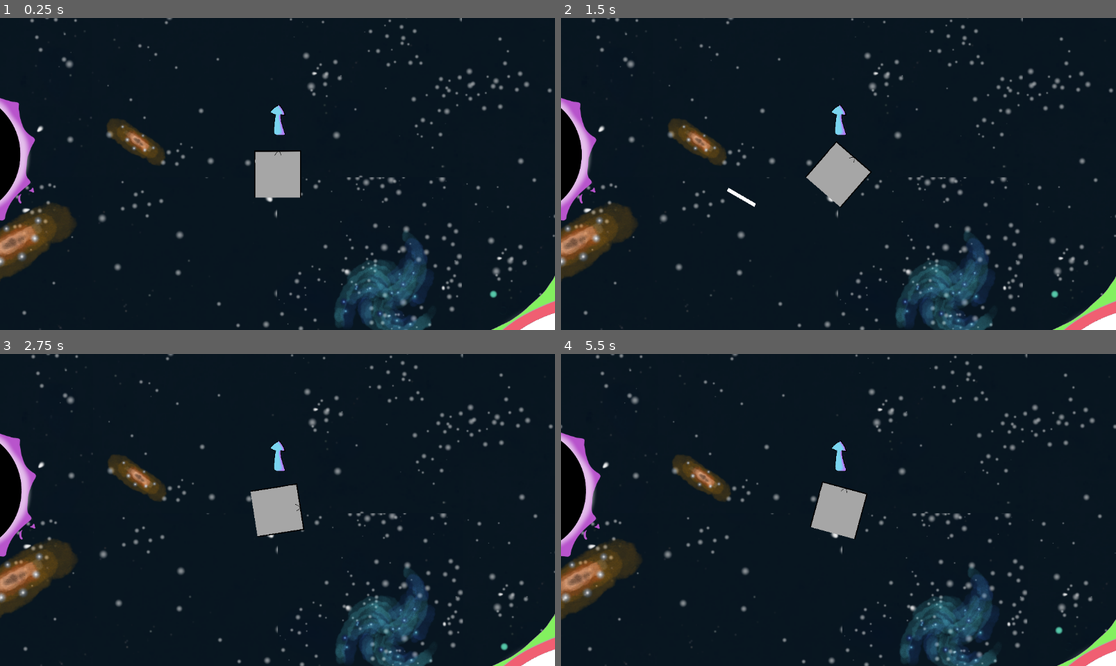
Above: before the commit, frames 1-4 (two rows, left to right).
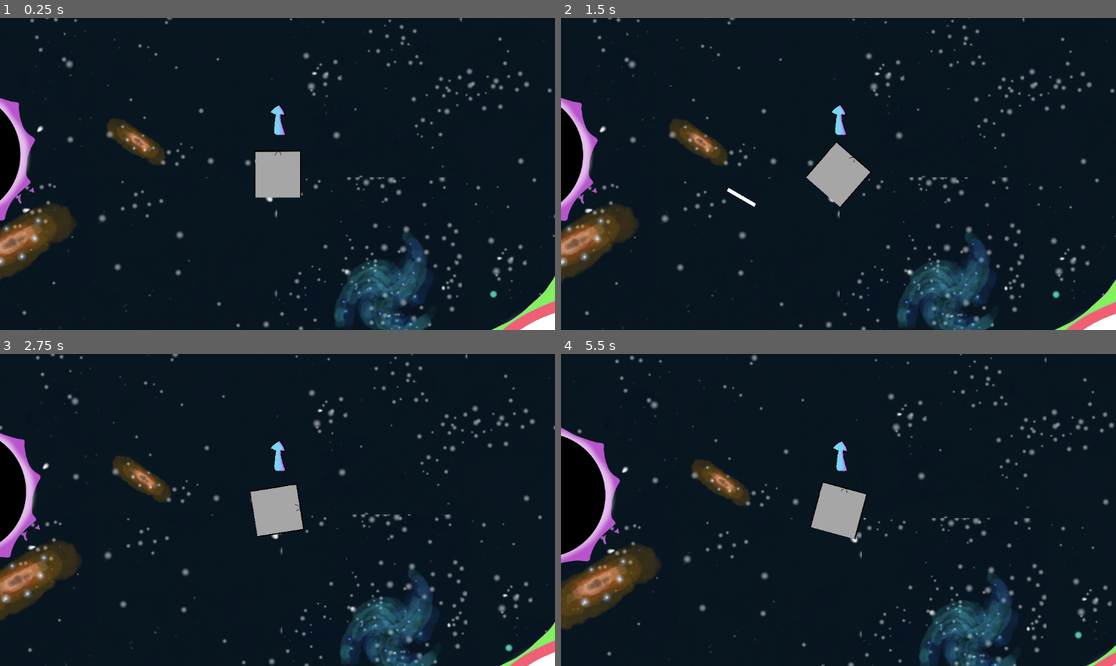
Above: after the commit, the same moments.

Repository: Dolphus2/NordicGameJam2026
Game: Godot game, scene res://scenes/game.tscn
Two runs of this game, one before a commit and one after it. Both use one fixed random seed, a clock stepped at 60 frames per second and the inputs below.
Inputs (mouse positions are in pixels of both pictures, inside the frame that each line leads up to):
- Up to frame 1 (0.25 s): no input
- Up to frame 2 (1.5 s): move the mouse to (960, 158) at 0.52 s; hold E (roll_right) 0.53-1.25 s; click (960, 158) at 0.67 s; drag from (727, 189) to (810, 236) at 1.27 s
- Up to frame 3 (2.75 s): move the mouse to (333, 441) at 2.02 s; hold E (roll_right) from 2.03 s (still down)
- Up to frame 4 (5.5 s): release E (roll_right) at 2.75 s; drag from (810, 572) to (672, 463) at 2.77 s; move the mouse to (1005, 556) at 3.52 s; hold Q (roll_left) 3.53-4.25 s; drag from (672, 463) to (755, 432) at 4.27 s; move the mouse to (866, 510) at 5.02 s; hold Q (roll_left) from 5.03 s (still down); click (866, 510) at 5.17 s

The runs differ from the first frame. In frame 1, less than 0.1% of the frame differs, in the area x 1-98%, y 42-90%; in frame 2, 3.4%; in frame 3, 8.1%; in frame 4, 14%, in the area x 0-100%, y 0-100%.

Commit message:
small gravity fix

Diff:
--- a/scripts/player.gd
+++ b/scripts/player.gd
@@ -13,7 +13,7 @@
 const PI = 3.141592
 
 # gravitational constant
-const G = 40.96
+const G = 0.256
 # gravitational power, = 2 if real world
 const ALPHA = 1.6
 const SPACE_OBJECT_GRAVITY_NAMES = ["black_hole", "white_hole", "planet", "asteroids", "GoalPlanet"]
@@ -200,7 +200,7 @@
 	var space_object : Node2D = get_node("../%s" % [name])
 	var space_object_cs : CollisionShape2D = space_object.get_node("Killzone/CollisionShape2D")
 	var space_object_cs_radius = space_object_cs.shape.radius
-	var space_object_center = space_object.get_position()
+	var space_object_center = space_object.global_position
 	return [space_object_cs_radius, space_object_center]
 
 func get_gravity_contrib(rad_cens : Array, player_pos : Vector2, delta: float) -> Vector2:
@@ -211,10 +211,9 @@
 		var planet_pos = rad_cen[1]
 		# print("pos: ", pos)
 		var diff = player_pos - planet_pos
-		var d = pow(diff.x * diff.x + diff.y * diff.y, 0.5) - planet_radius
-		var vec = planet_pos - player_pos
-		var normed_vec = vec / (vec.x * vec.x + vec.y * vec.y + 1e-3)
-		velocity_contribution += G * (planet_radius * planet_radius * PI) / (pow(d, ALPHA) + 1e-3) * normed_vec
+		var d = max(1e-3, pow(diff.x * diff.x + diff.y * diff.y, 0.5) - planet_radius)
+		var dir = (planet_pos - player_pos).normalized()
+		velocity_contribution += G * (planet_radius * planet_radius * PI) / (pow(d, ALPHA) + 1e-3) * dir
 
 	return delta * velocity_contribution
 
@@ -222,6 +221,7 @@
 	for gravity_object in SPACE_OBJECT_GRAVITY_NAMES:
 		if "name" in node && gravity_object in node.name:
 			names.append(node.get_name())
+			break
 	for child in node.get_children():
 		get_gravity_node_names(child, names)
 	return names
@@ -245,11 +245,13 @@
 	var node_names = get_gravity_node_names(get_tree().root, [])
 	print(node_names)
 	for name in node_names:
-		rad_cens.append(get_radius_center(name))
+		var rad_cen = get_radius_center(name)
+		print(name, " ", rad_cen)
+		rad_cens.append(rad_cen)
 
 	############# INITIALIZE AREAS END #############
 
-	var player_position : Vector2 = get_node(".").get_position()
+	var player_position : Vector2 = global_position
 
 	velocity += get_gravity_contrib(rad_cens, player_position, delta)
 	#print(velocity)
Not shown: 1 places in scenes/game.tscn that only renumber resources
